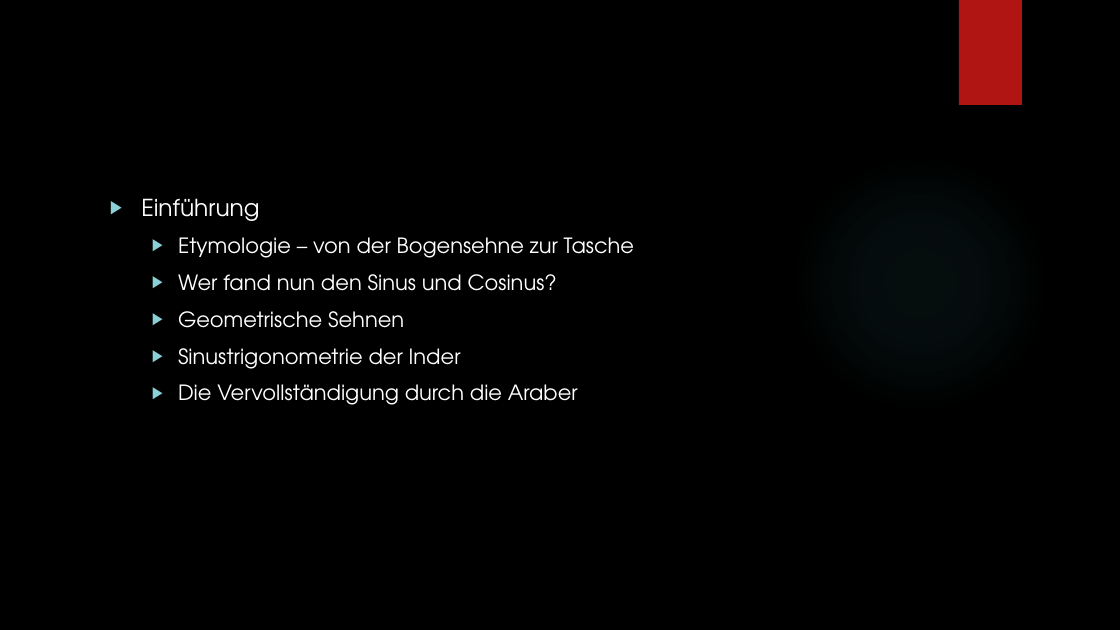
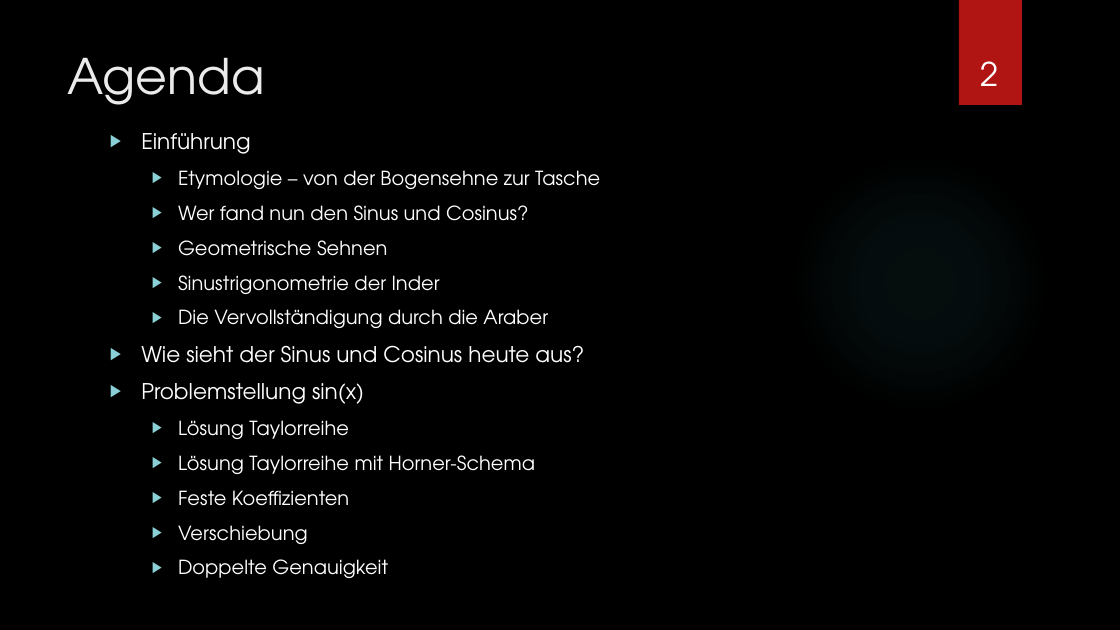
Before and after one commit to ProofTyler/hs, a slide deck: slide 2 of material/Sinus und Kosinus.pptx. Drawn at 1120x630 pixels with LibreOffice and Linux fonts; fonts in the diff are those of the drawing; background and template pictures are left out. Boxes give left, top, right and bottom in pixels: in the first picture for what was removed or moved away, otherwise in the second. Text is boxed around its words. In the diff, an @@ line names an element or a change of style, - is before the commit and + after.

```diff
--- a/material/Sinus und Kosinus.pptx
+++ b/material/Sinus und Kosinus.pptx
@@ title added at (x1=68, y1=57, x2=265, y2=105), 42 pt, text #EBEBEB @@
+Agenda
@@ page number added at (x1=980, y1=61, x2=998, y2=86), 28 pt, text #FFFFFF @@
+2
@@ text "Einführung" moved from (x1=141, y1=198, x2=634, y2=405) to (x1=141, y1=133, x2=600, y2=578) @@
@@ text at (x1=141, y1=133, x2=600, y2=328): size 20 to 18.5 pt in "Einführung"; size 18 to 16.6 pt in "Etymologie – von der Bogensehne zur Tasche", "Wer fand nun den Sinus und Cosinus?", "Geometrische Sehnen", "Sinustrigonometrie der Inder" and 1 more places @@
@@ text at (x1=141, y1=345, x2=584, y2=578): paragraphs added @@
+▶ Wie sieht der Sinus und Cosinus heute aus?
+▶ Problemstellung sin(x)
+  ▶ Lösung Taylorreihe
+  ▶ Lösung Taylorreihe mit Horner-Schema
+  ▶ Feste Koeffizienten
+  ▶ Verschiebung
+  ▶ Doppelte Genauigkeit
```
Also in this commit, not shown: 12 other slides changed, 7 slides added.
